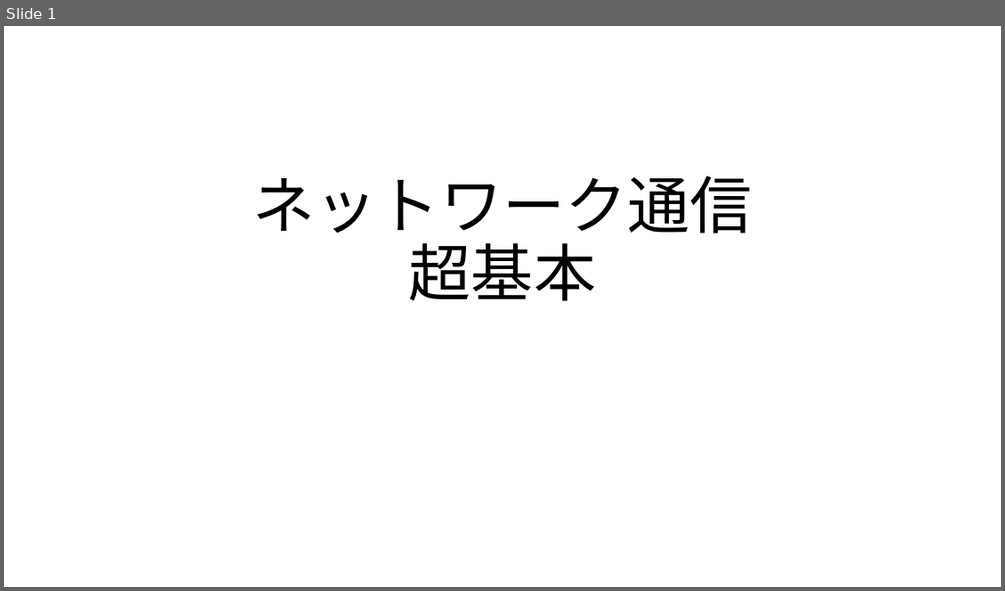
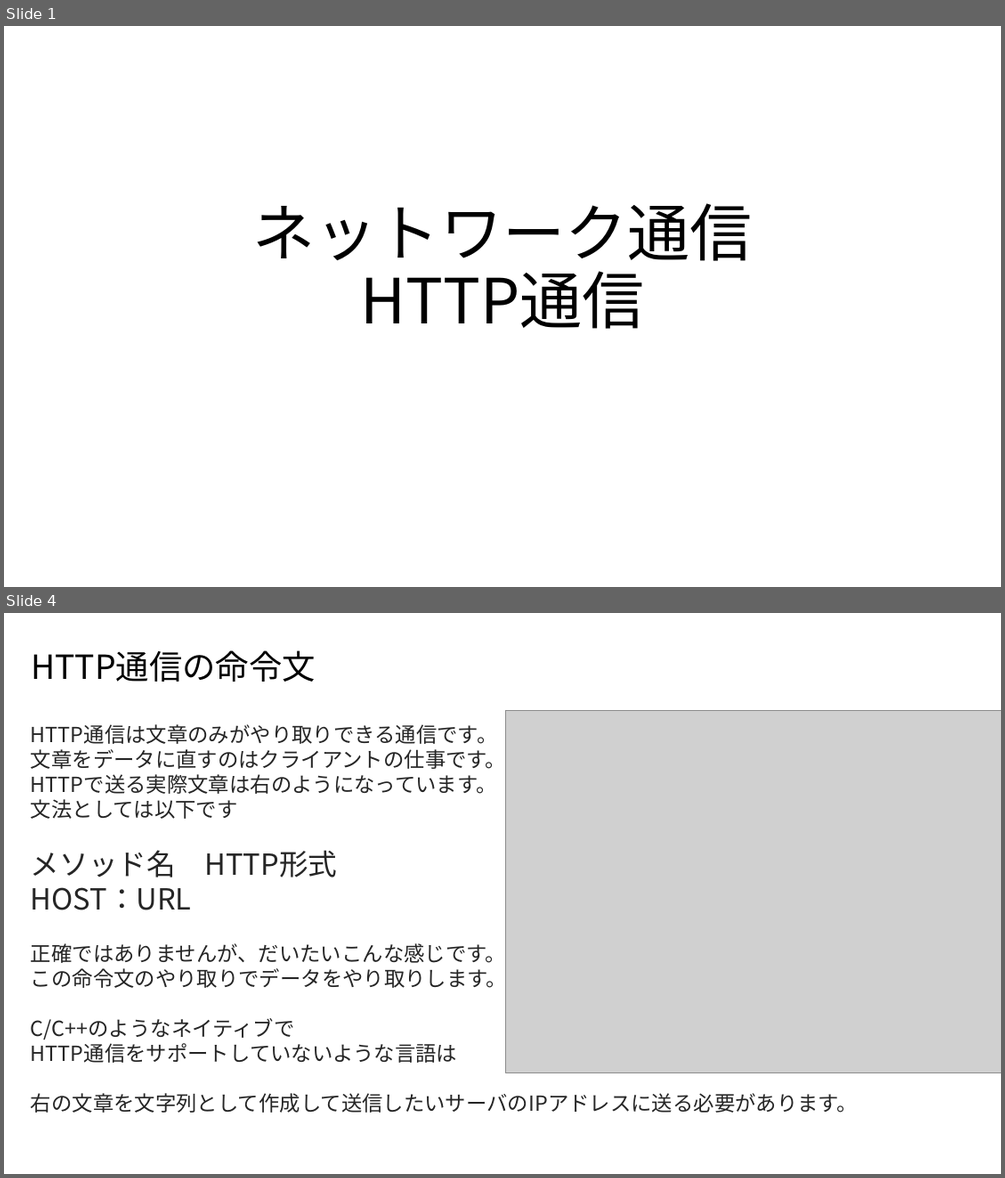
Before and after one commit to MahiroCreative/GameEngineFor2022, a slide deck: 2.SecondSemester/1.ネットワーク通信_Http通信.pptx. Shown one above the other, each under a label of ours: slide 1 before the commit, slides 1 and 4 after it; the slides between them are not shown. The pictures are 1005x591 and 1005x1178 pixels, drawn with LibreOffice and Linux fonts; fonts in the diff are those of the drawing; grey boxes stand for pictures. Boxes give left, top, right and bottom in pixels: in the first picture for what was removed or moved away, otherwise in the second. Text is boxed around its words. In the diff, an @@ line names an element or a change of style, - is before the commit and + after.

```diff
--- a/2.SecondSemester/1.ネットワーク通信_Http通信.pptx
+++ b/2.SecondSemester/1.ネットワーク通信_Http通信.pptx
@@ slide 4 added at (x1=4, y1=613, x2=1001, y2=1174), background #FFFFFF @@
@@ title added at (x1=31, y1=650, x2=316, y2=682), 32 pt, text #000000 @@
+HTTP通信の命令文
@@ picture added at (x1=506, y1=710, x2=1001, y2=1072) @@
@@ text added at (x1=31, y1=724, x2=858, y2=1112), 20 pt, text #252525 @@
+HTTP通信は文章のみがやり取りできる通信です。
+文章をデータに直すのはクライアントの仕事です。
+HTTPで送る実際文章は右のようになっています。
+文法としては以下です
+メソッド名 HTTP形式
+HOST：URL
+正確ではありませんが、だいたいこんな感じです。
+この命令文のやり取りでデータをやり取りします。
+C/C++のようなネイティブで
+HTTP通信をサポートしていないような言語は
+右の文章を文字列として作成して送信したいサーバのIPアドレスに送る必要があります。
@@ slide 1 changed as well @@
@@ title at (x1=253, y1=203, x2=752, y2=329): text changed @@
-ネットワーク通信
-超基本
+ネットワーク通信
+HTTP通信
```
Also in this commit, not shown: 7 other slides added, 18 other files.
